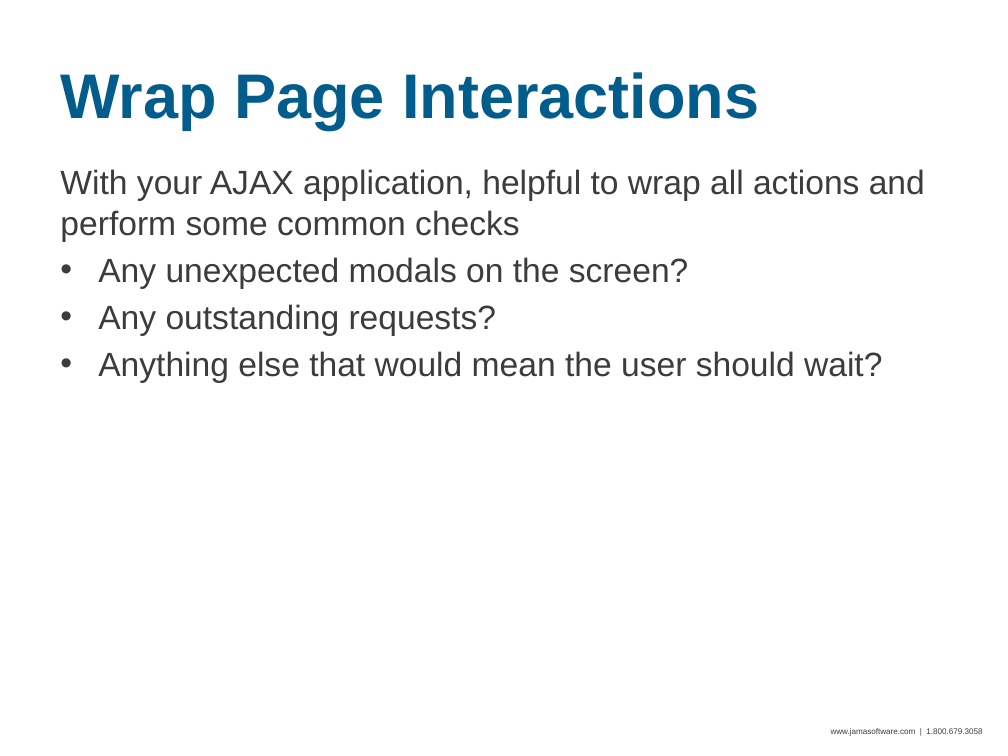
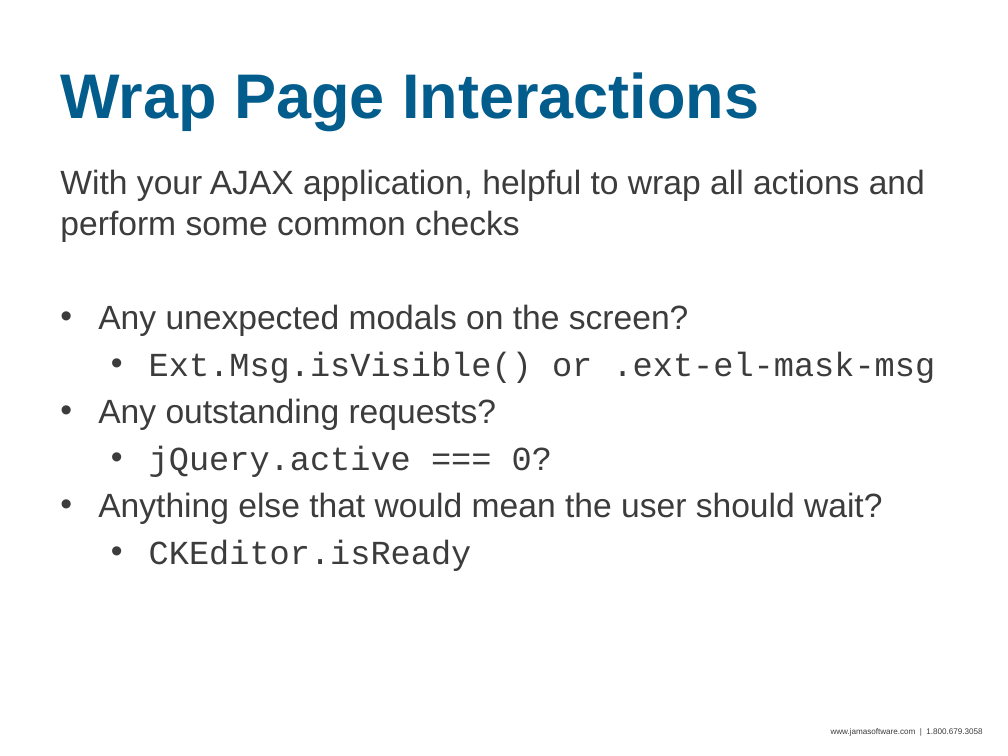
Before and after one commit to seanadkinson/webdriver-examples, a slide deck: slide 16 of slides.pptx. Drawn at 1008x756 pixels with LibreOffice and Linux fonts; fonts in the diff are those of the drawing; background and template pictures are left out. Boxes give left, top, right and bottom in pixels: in the first picture for what was removed or moved away, otherwise in the second. Text is boxed around its words. In the diff, an @@ line names an element or a change of style, - is before the commit and + after.

```diff
--- a/slides.pptx
+++ b/slides.pptx
@@ text at bbox=[149, 351, 936, 383]: paragraph added @@
+  • Ext.Msg.isVisible() or .ext-el-mask-msg
@@ text at bbox=[149, 445, 552, 477]: paragraph added @@
+  • jQuery.active === 0?
@@ text at bbox=[149, 539, 472, 571]: paragraph added @@
+  • CKEditor.isReady
```
Also in this commit, not shown: 7 other slides changed, 1 slide added, 1 slide removed, 6 other files.
